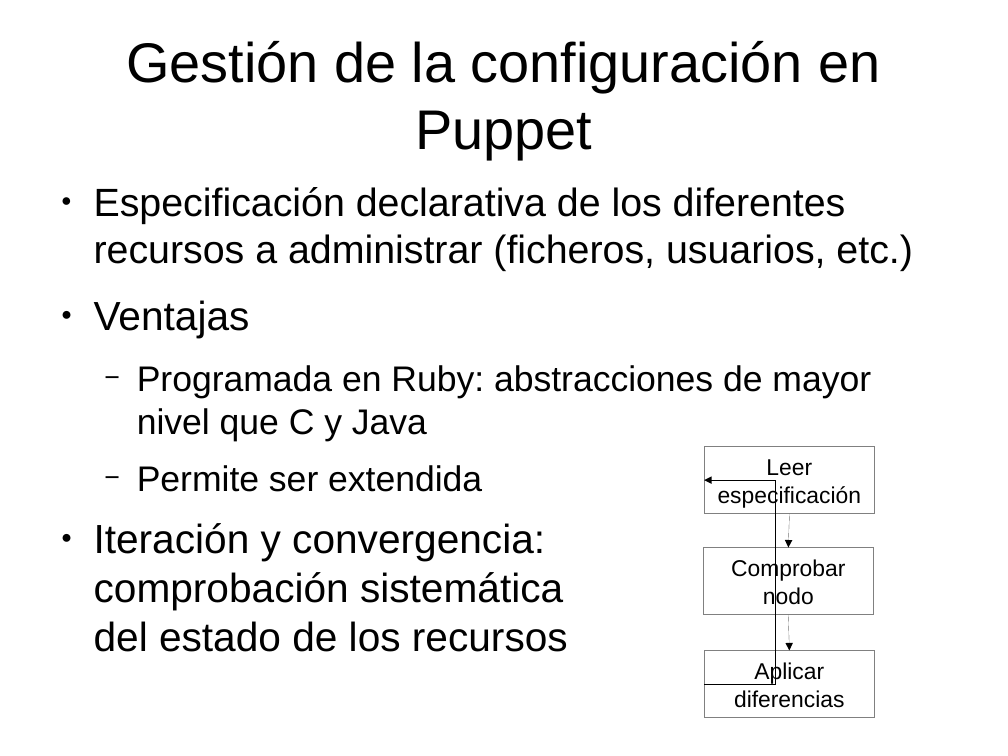
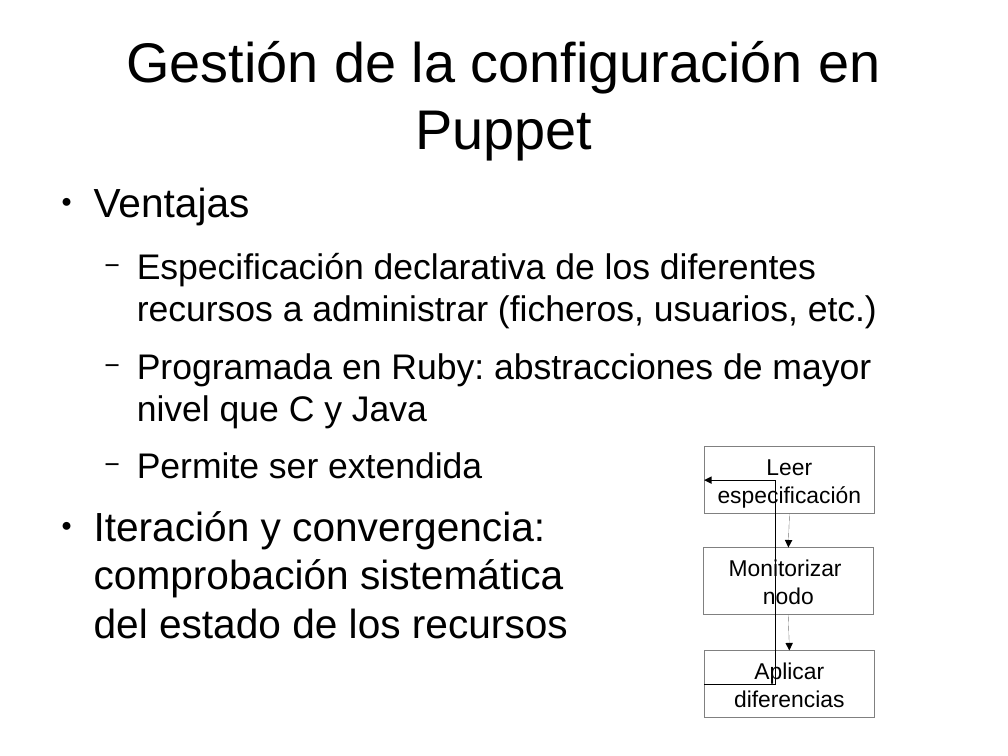
Before and after one commit to dcere/pfc, a slide deck: slide 6 of adm/presentacion/presentacion.odp. Drawn at 1008x756 pixels with LibreOffice and Linux fonts; fonts in the diff are those of the drawing. Boxes give left, top, right and bottom in pixels: in the first picture for what was removed or moved away, otherwise in the second. Text is boxed around its words. In the diff, an @@ line names an element or a change of style, - is before the commit and + after.

```diff
--- a/adm/presentacion/presentacion.odp
+++ b/adm/presentacion/presentacion.odp
@@ text at (94, 187, 250, 225): paragraph added @@
+● Ventajas
@@ text at (137, 252, 877, 329): size 31 to 28 pt in "Especificación declarativa de los diferentes recursos a ..."; bullet ● to −; list level 1 to 2 in "Especificación declarativa de los diferentes ..." @@
@@ text at (94, 300, 250, 337): paragraph removed @@
-● Ventajas
@@ text in rectangle at (729, 558, 842, 609): text changed @@
-Comprobar
-nodo
+Monitorizar
+nodo
```
Also in this commit, not shown: 11 other slides changed, 1 slide removed, 1 other file.
